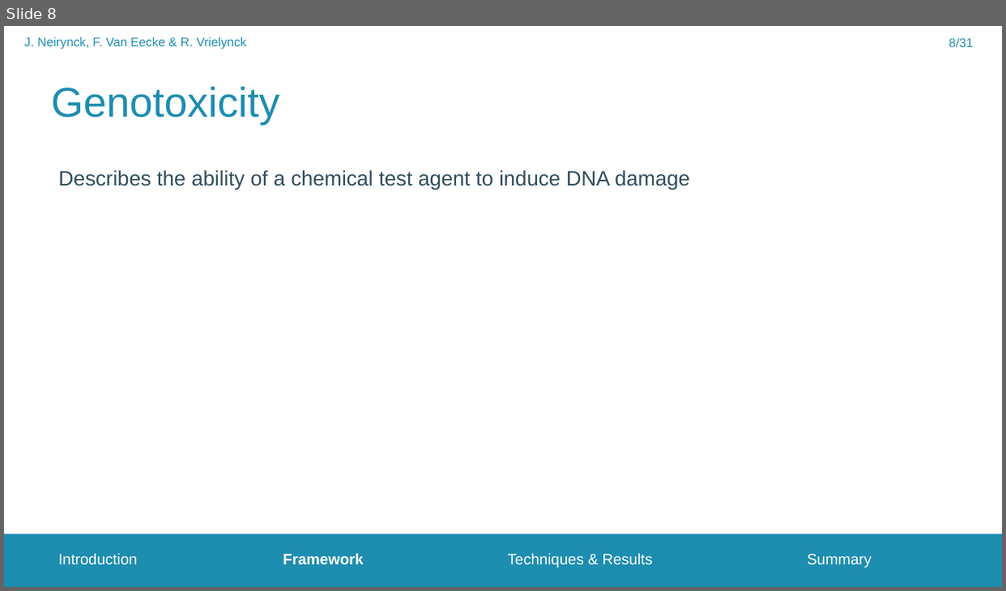
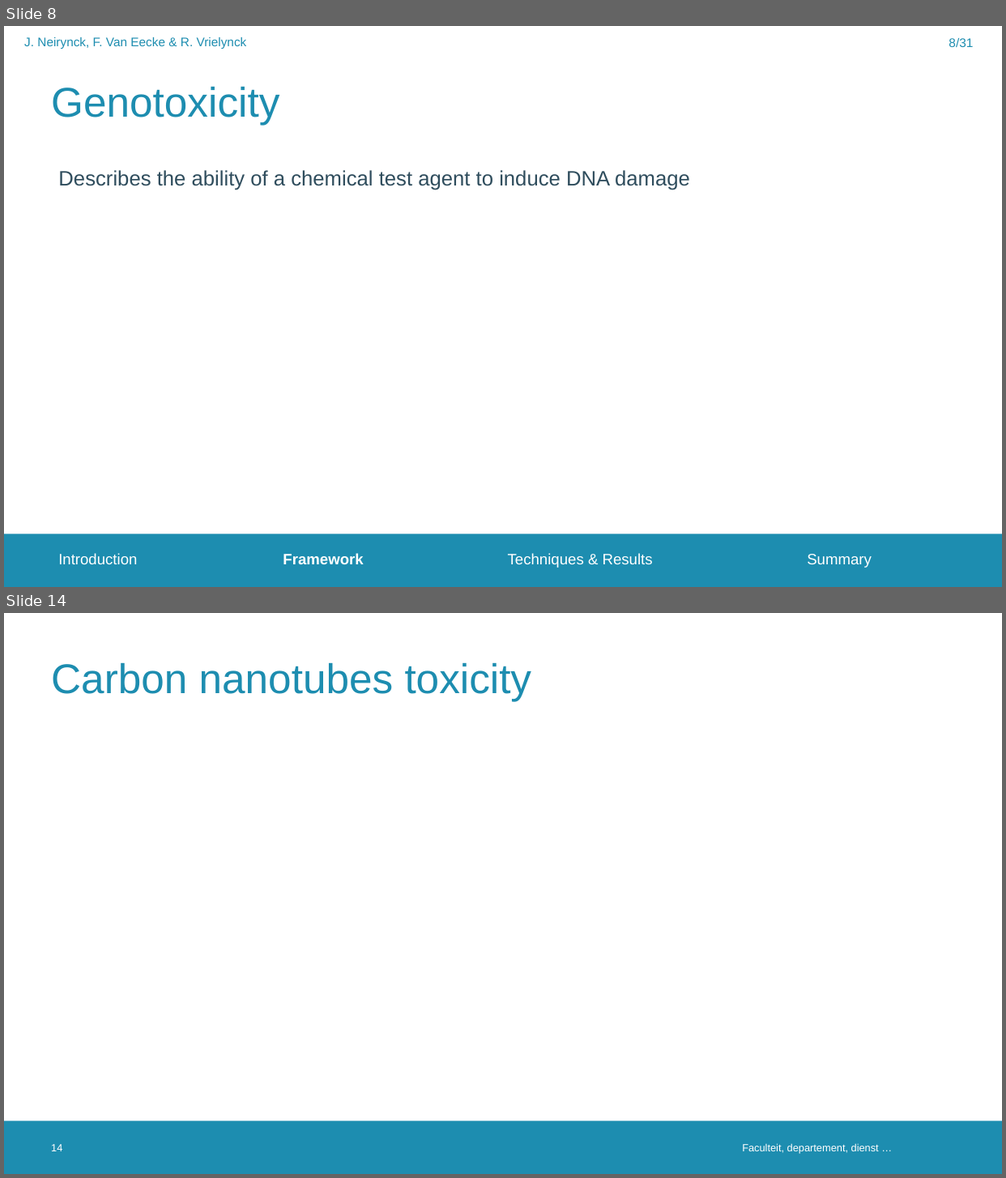
Before and after one commit to FrederikVanEecke/PresentationClusters, a slide deck: NanoparticleToxicity.pptx. Shown one above the other, each under a label of ours: slide 8 before the commit, slides 8 and 14 after it; the slides between them are not shown. The pictures are 1006x591 and 1006x1178 pixels, drawn with LibreOffice and Linux fonts; fonts in the diff are those of the drawing; background and template pictures are left out. Boxes give left, top, right and bottom in pixels: in the first picture for what was removed or moved away, otherwise in the second. Text is boxed around its words. In the diff, an @@ line names an element or a change of style, - is before the commit and + after.

```diff
--- a/NanoparticleToxicity.pptx
+++ b/NanoparticleToxicity.pptx
@@ slide 14 added at <box>4,613,1002,1174</box>, background #FFFFFF; not listed: 1 template element that a slide beside it also shows @@
@@ title added at <box>51,662,532,701</box>, 40 pt, text #1D8DB0 @@
+Carbon nanotubes toxicity
@@ page number added at <box>51,1144,62,1152</box>, 10 pt, text #FFFFFF @@
+14
@@ text added at <box>742,1144,879,1154</box>, 10 pt, text #FFFFFF @@
+Faculteit, departement, dienst …
```
Also in this commit, not shown: 6 other slides added.
